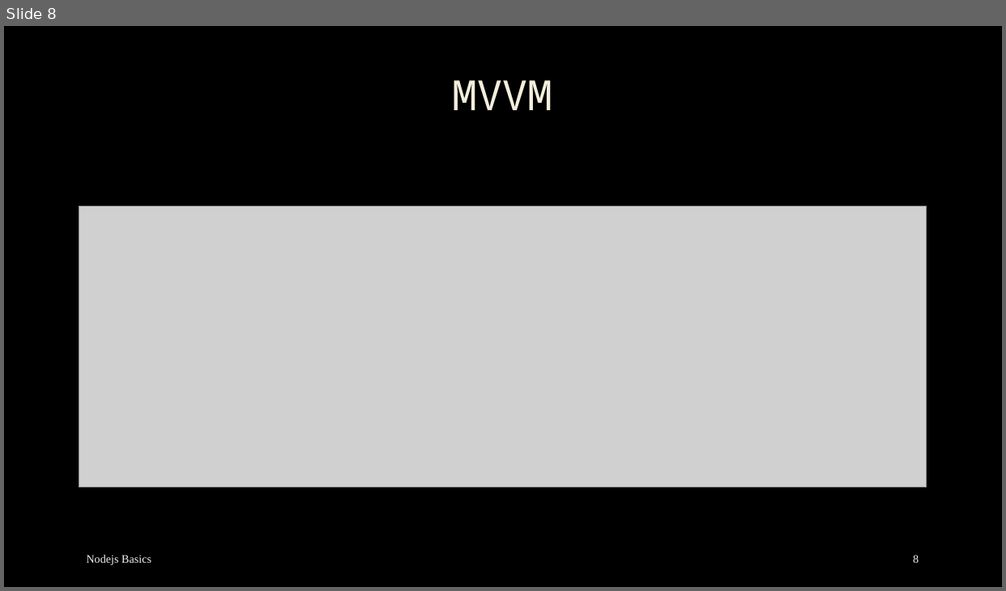
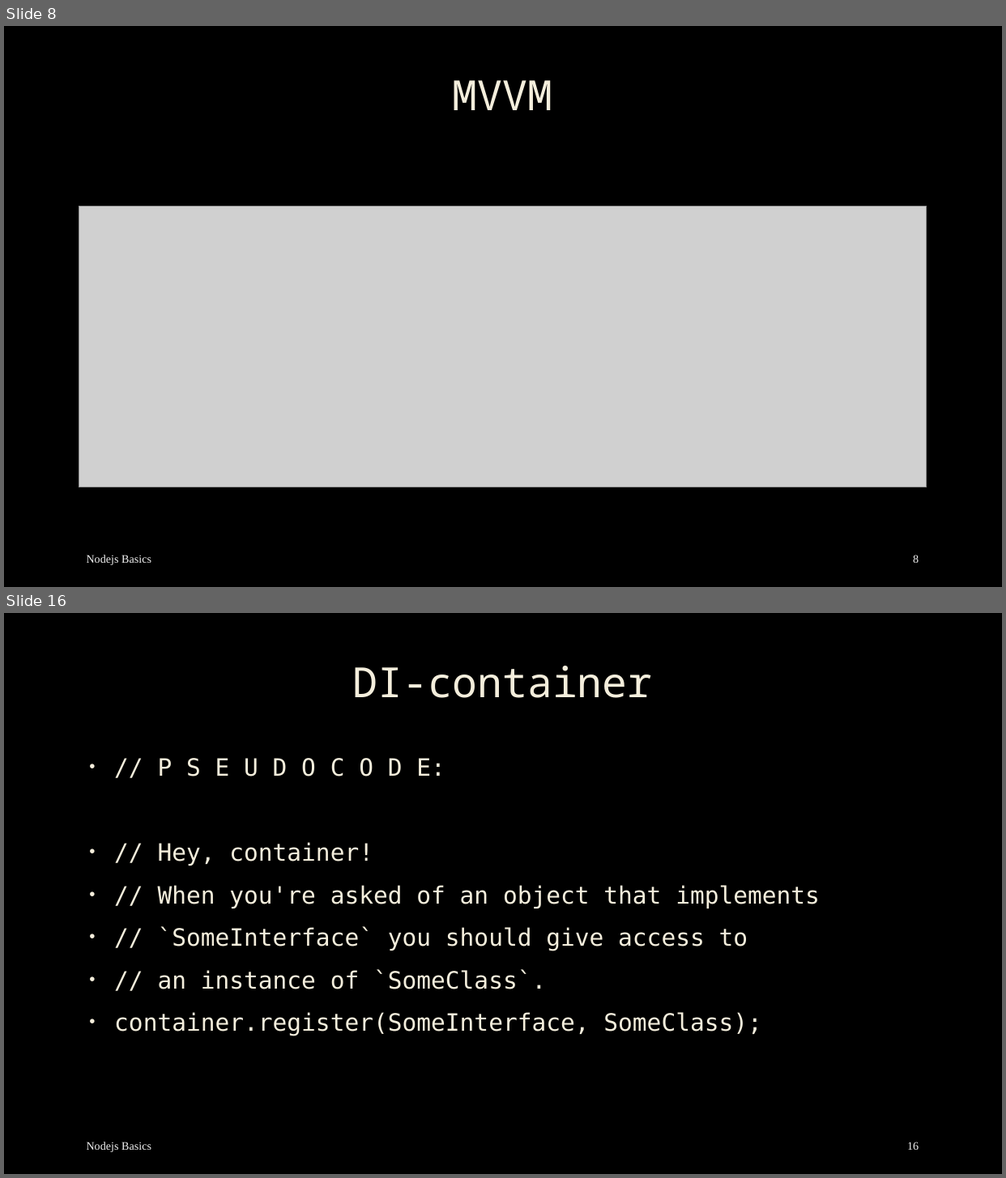
Before and after one commit to mostafa8026/nestjs-course, a slide deck: dp/dp-02.pptx. Shown one above the other, each under a label of ours: slide 8 before the commit, slides 8 and 16 after it; the slides between them are not shown. The pictures are 1006x591 and 1006x1178 pixels, drawn with LibreOffice and Linux fonts; fonts in the diff are those of the drawing; grey boxes stand for pictures; background and template pictures are left out. Boxes give left, top, right and bottom in pixels: in the first picture for what was removed or moved away, otherwise in the second. Text is boxed around its words. In the diff, an @@ line names an element or a change of style, - is before the commit and + after.

```diff
--- a/dp/dp-02.pptx
+++ b/dp/dp-02.pptx
@@ slide 16 added at [4, 613, 1002, 1174], background picture (left out) @@
@@ title added at [353, 666, 652, 698], 40 pt, text #F4EEDC @@
+DI-container
@@ text added at [114, 758, 820, 1036], 23 pt, text #F4EEDC @@
+• // P S E U D O C O D E:
+• // Hey, container!
+• // When you're asked of an object that implements
+• // `SomeInterface` you should give access to
+• // an instance of `SomeClass`.
+• container.register(SomeInterface, SomeClass);
@@ text added at [87, 1142, 151, 1152], 11 pt, text #F2F2F2 @@
+Nodejs Basics
@@ page number added at [907, 1142, 918, 1150], 11 pt, text #F2F2F2 @@
+16
```
Also in this commit, not shown: 2 slides changed, 7 other slides added, 1 slide removed, 8 other files.
